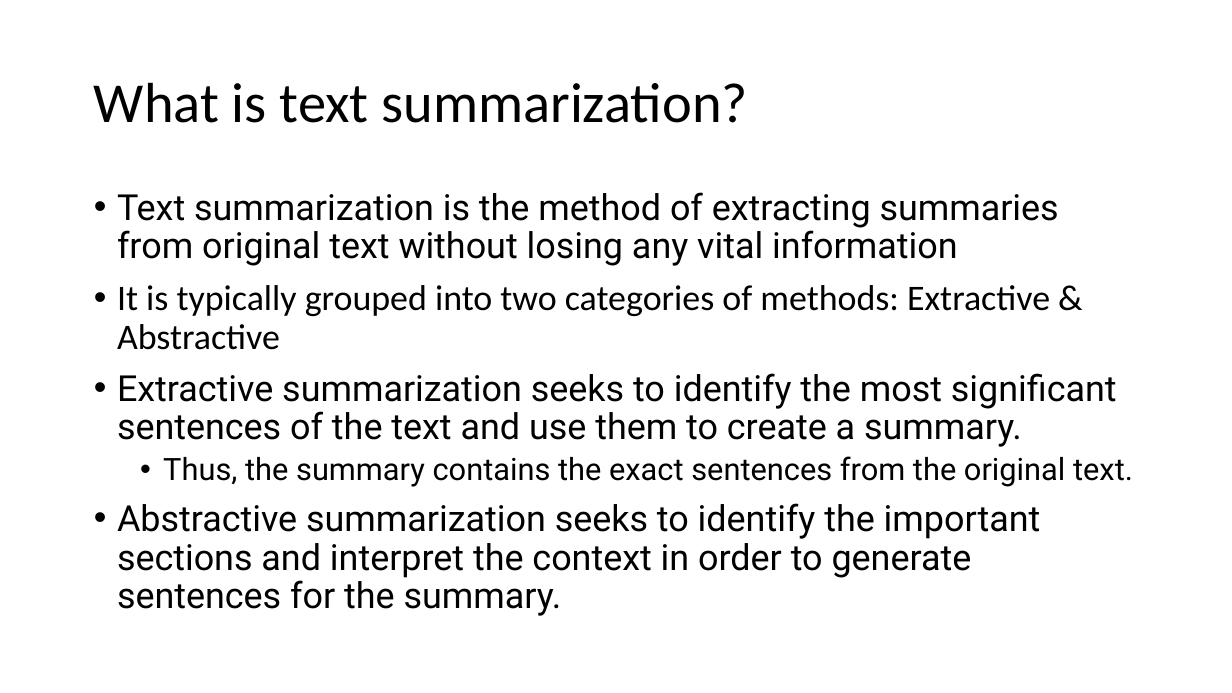
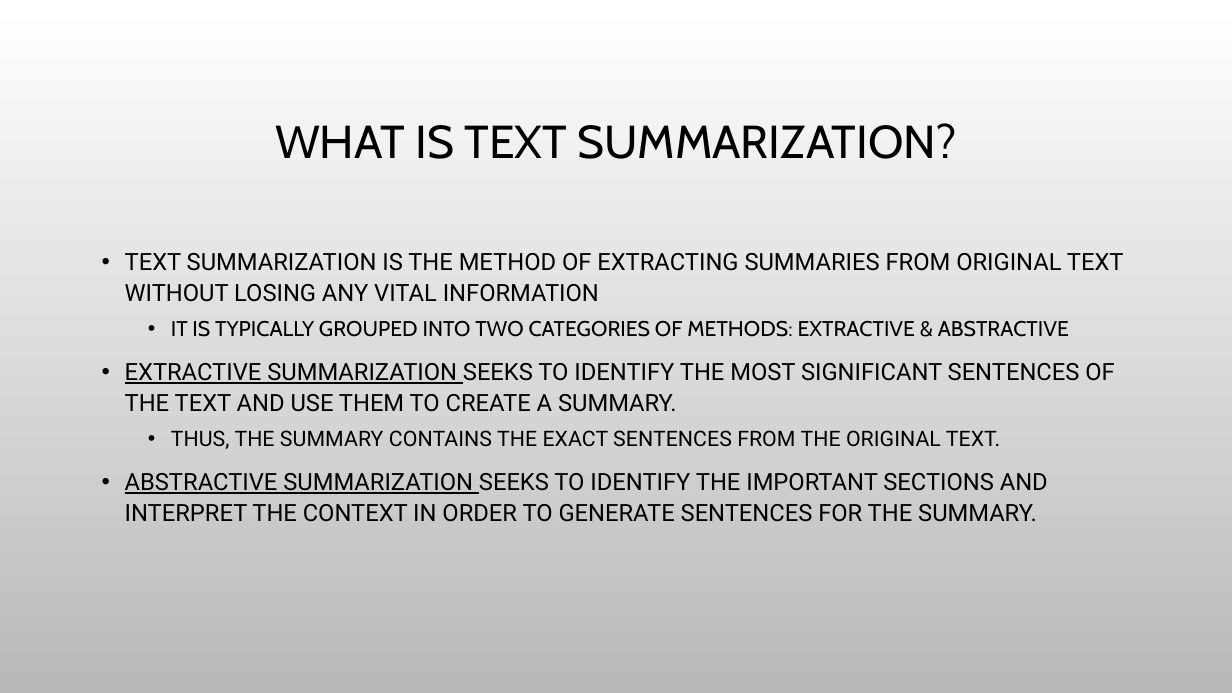
Before and after one commit to rotznmu/movie_summarization_capstone, a slide deck: slide 2 of Text Summarization.pptx. Drawn at 1232x693 pixels with LibreOffice and Linux fonts; fonts in the diff are those of the drawing; background and template pictures are left out. Boxes give left, top, right and bottom in pixels: in the first picture for what was removed or moved away, otherwise in the second. Text is boxed around its words. In the diff, an @@ line names an element or a change of style, - is before the commit and + after.

```diff
--- a/Text Summarization.pptx
+++ b/Text Summarization.pptx
@@ background #FFFFFF to picture (left out) @@
@@ title at bbox=[275, 123, 956, 159]: text changed; size 44 to 36 pt; font Calibri to Cabin @@
-What is text summarization?
+WHAT IS TEXT SUMMARIZATION?
@@ text at bbox=[125, 253, 1124, 522]: text changed; size 28 to 18.5 pt @@
-• Text summarization is the method of extracting summaries from original text without losing any vital information
-• It is typically grouped into two categories of methods: Extractive & Abstractive
-• Extractive summarization seeks to identify the most significant sentences of the text and use them to create a summary.
-  • Thus, the summary contains the exact sentences from the original text.
-• Abstractive summarization seeks to identify the important sections and interpret the context in order to generate sentences for the summary.
+• TEXT SUMMARIZATION IS THE METHOD OF EXTRACTING SUMMARIES FROM ORIGINAL TEXT WITHOUT LOSING ANY VITAL INFORMATION
+  • IT IS TYPICALLY GROUPED INTO TWO CATEGORIES OF METHODS: EXTRACTIVE & ABSTRACTIVE
+• EXTRACTIVE SUMMARIZATION SEEKS TO IDENTIFY THE MOST SIGNIFICANT SENTENCES OF THE TEXT AND USE THEM TO CREATE A SUMMARY.
+  • THUS, THE SUMMARY CONTAINS THE EXACT SENTENCES FROM THE ORIGINAL TEXT.
+• ABSTRACTIVE SUMMARIZATION SEEKS TO IDENTIFY THE IMPORTANT SECTIONS AND INTERPRET THE CONTEXT IN ORDER TO GENERATE SENTENCES FOR THE SUMMARY.
```
Also in this commit, not shown: 8 other slides changed, 10 slides added, 10 slides removed, 1 other file.
